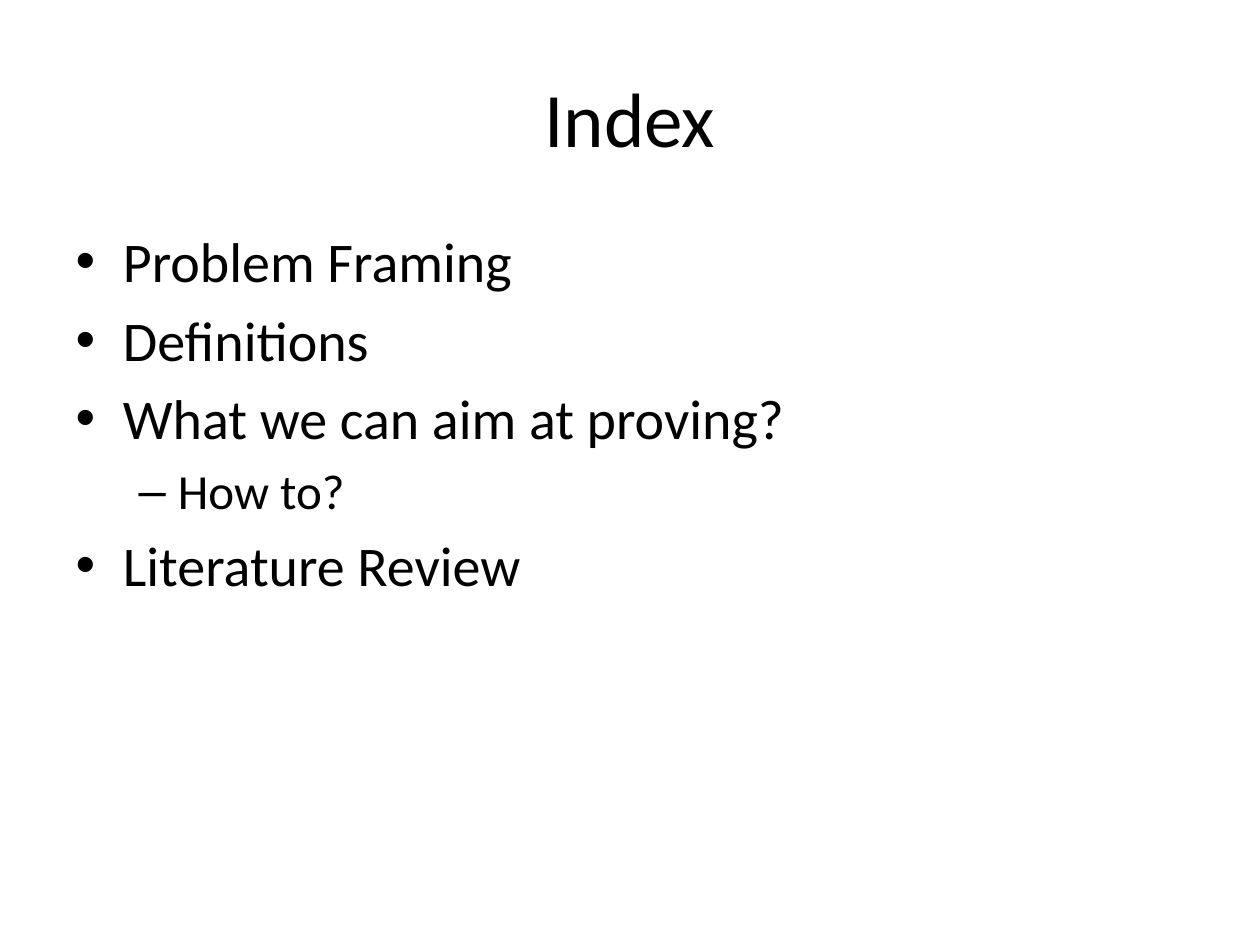
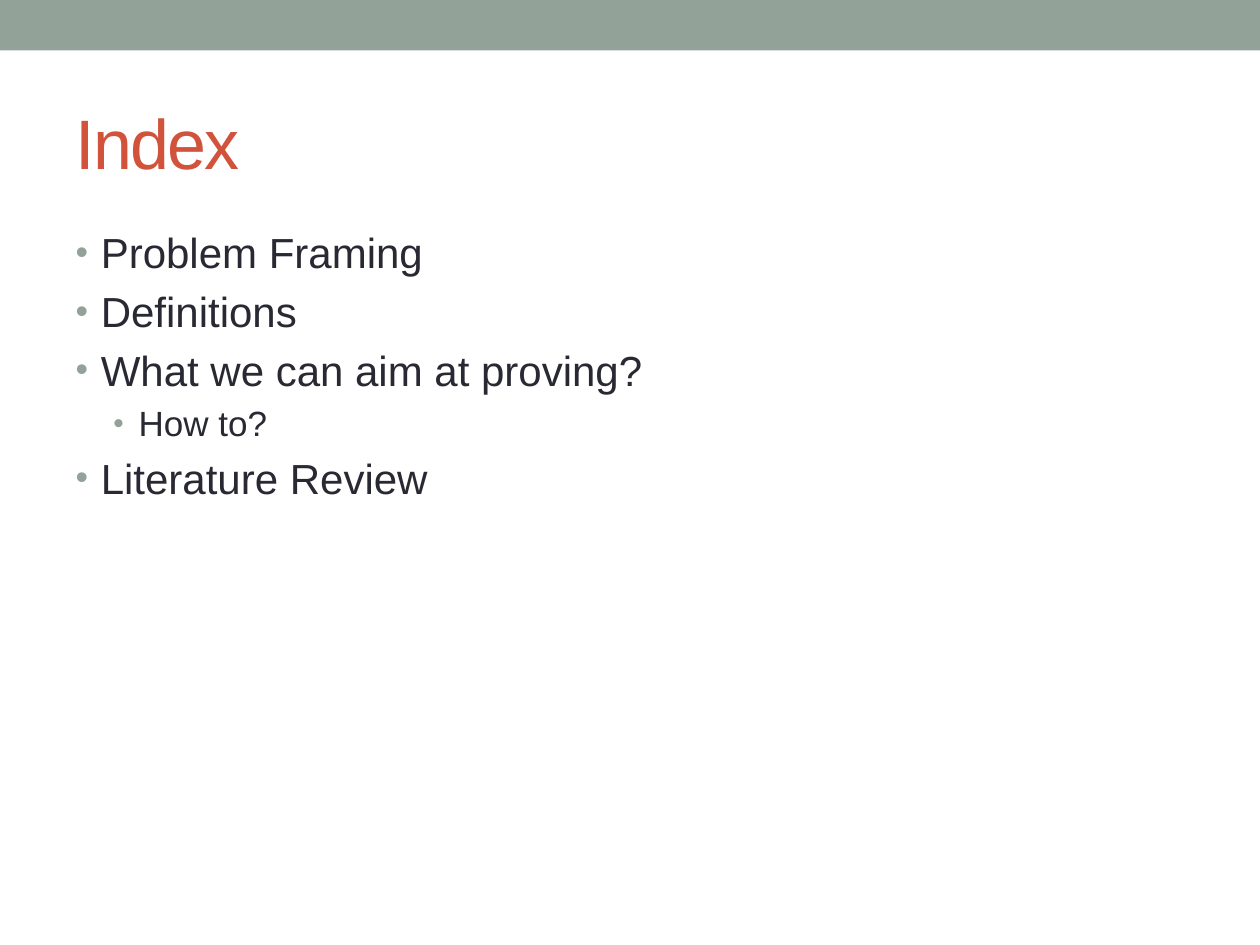
Before and after one commit to christianadriano/ReqEngResearch, a slide deck: slide 2 of Paper_TraceabilityBasedPrioritization/Writing/ProposalsToContinue.pptx. Drawn at 1260x945 pixels with LibreOffice and Linux fonts; fonts in the diff are those of the drawing. Boxes give left, top, right and bottom in pixels: in the first picture for what was removed or moved away, otherwise in the second. Text is boxed around its words. In the diff, an @@ line names an element or a change of style, - is before the commit and + after.

```diff
--- a/Paper_TraceabilityBasedPrioritization/Writing/ProposalsToContinue.pptx
+++ b/Paper_TraceabilityBasedPrioritization/Writing/ProposalsToContinue.pptx
@@ rectangle added at [0,0,1260,50], fill #93A299 @@
@@ title "Index": place and size @@
-title "Index" at [545,93,716,148]
+title "Index" at [76,118,240,170]
@@ title "Index" at [76,118,240,170]: size 44 to 40 pt, font Calibri to Arial, text colour #000000 to #D2533C, letter spacing 0 to -1 pt; alignment centre to left @@
@@ text "Problem Framing" at [101,237,642,495]: size 32 to 24 pt, font Calibri to Arial, text colour #000000 to #292934; size 28 to 20 pt in "How to?"; indent changed; less space between paragraphs; bullet – to • @@
```
Also in this commit, not shown: 4 other slides changed, 12 slides added, 6 other files.
